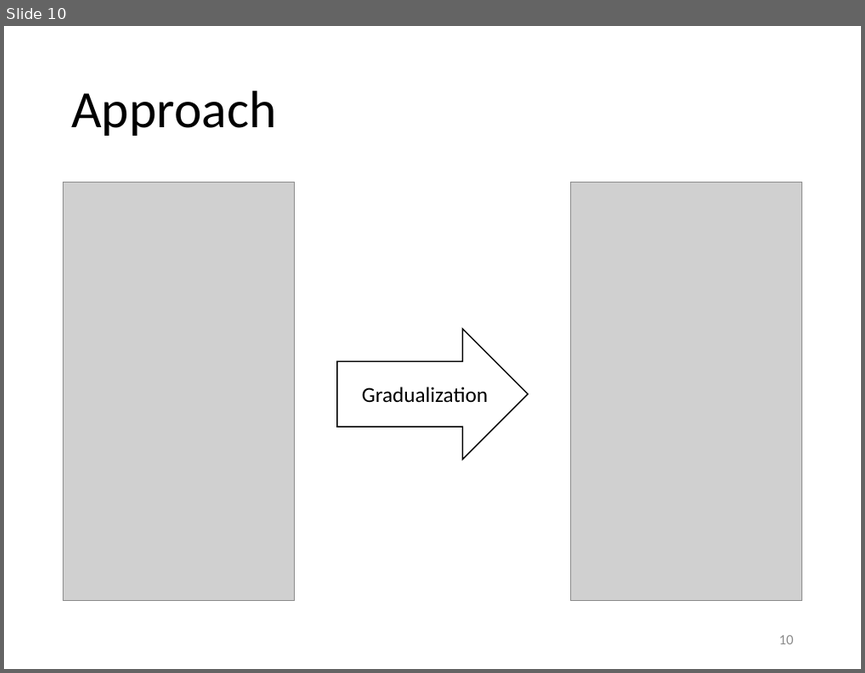
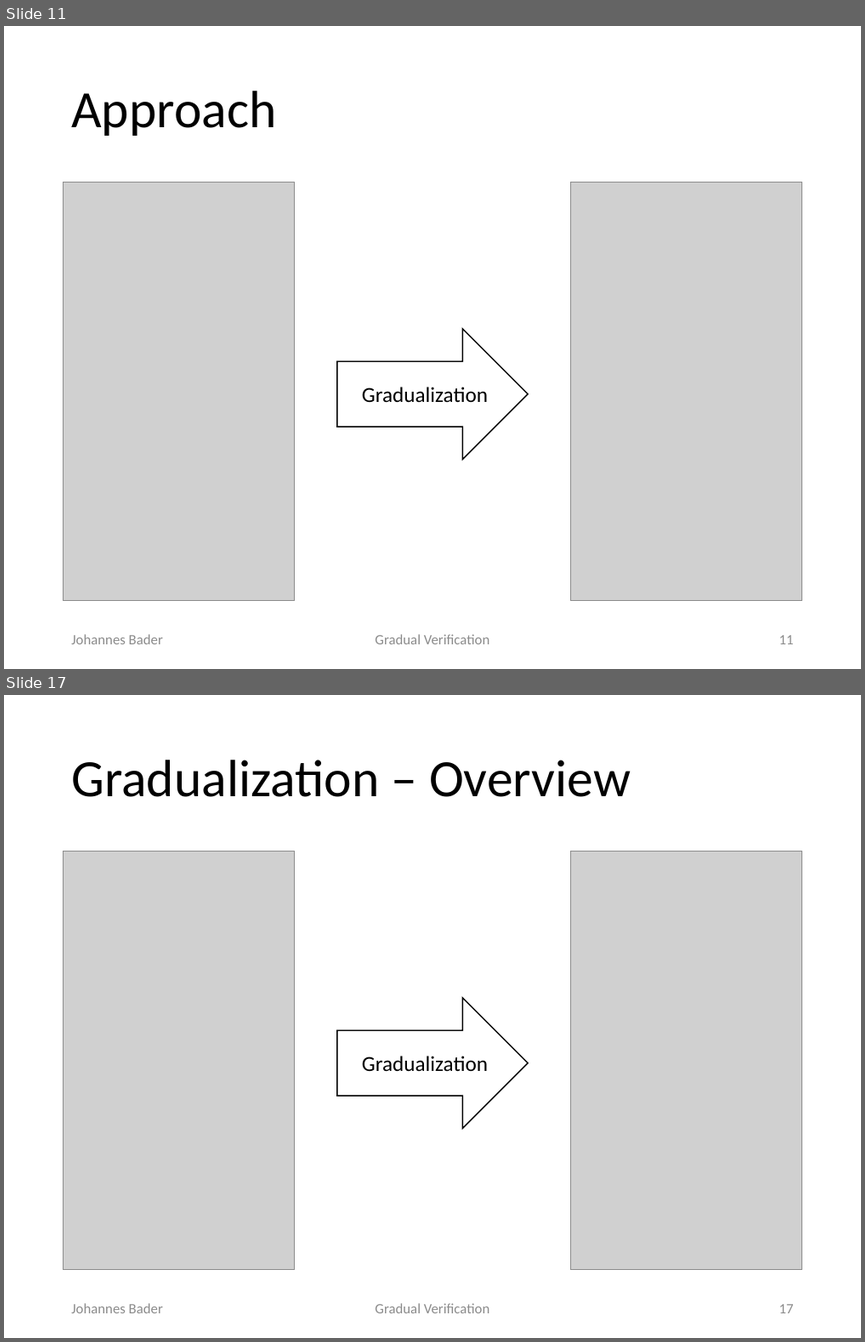
Before and after one commit to olydis/GradVerThesis, a slide deck: presentation/PLunch.pptx. Shown one above the other, each under a label of ours: slide 10 before the commit, slides 11 and 17 after it; the slides between them are not shown. The pictures are 865x673 and 865x1342 pixels, drawn with LibreOffice and Linux fonts; fonts in the diff are those of the drawing; grey boxes stand for pictures. Boxes give left, top, right and bottom in pixels: in the first picture for what was removed or moved away, otherwise in the second. Text is boxed around its words. In the diff, an @@ line names an element or a change of style, - is before the commit and + after.

```diff
--- a/presentation/PLunch.pptx
+++ b/presentation/PLunch.pptx
@@ slide 17 added at [4,695,861,1338], background #FFFFFF @@
@@ title added at [71,760,630,797], 44 pt, text #000000 @@
+Gradualization – Overview
@@ picture added at [64,851,295,1270] @@
@@ picture added at [570,851,801,1270] @@
@@ right arrow added at [337,998,528,1128], fill #FFFFFF, outline #000000 1 pt @@
@@ text added at [362,1055,488,1072], 18 pt, text #000000 @@
+Gradualization
@@ text added at [71,1303,163,1313], 12 pt, text #8C8C8C @@
+Johannes Bader
@@ text added at [375,1303,489,1313], 12 pt, text #8C8C8C @@
+Gradual Verification
@@ page number added at [779,1304,794,1313], 12 pt, text #8C8C8C @@
+17
@@ what was slide 10 is now slide 11 @@
@@ slide 11 changed as well @@
@@ text added at [71,634,163,644], 12 pt, text #8C8C8C @@
+Johannes Bader
@@ text added at [375,634,489,644], 12 pt, text #8C8C8C @@
+Gradual Verification
@@ page number at [779,635,794,644]: text changed @@
-10
+11
```
Also in this commit, not shown: 16 other slides changed, 29 other slides added, 8 slides removed, 2 other files.
